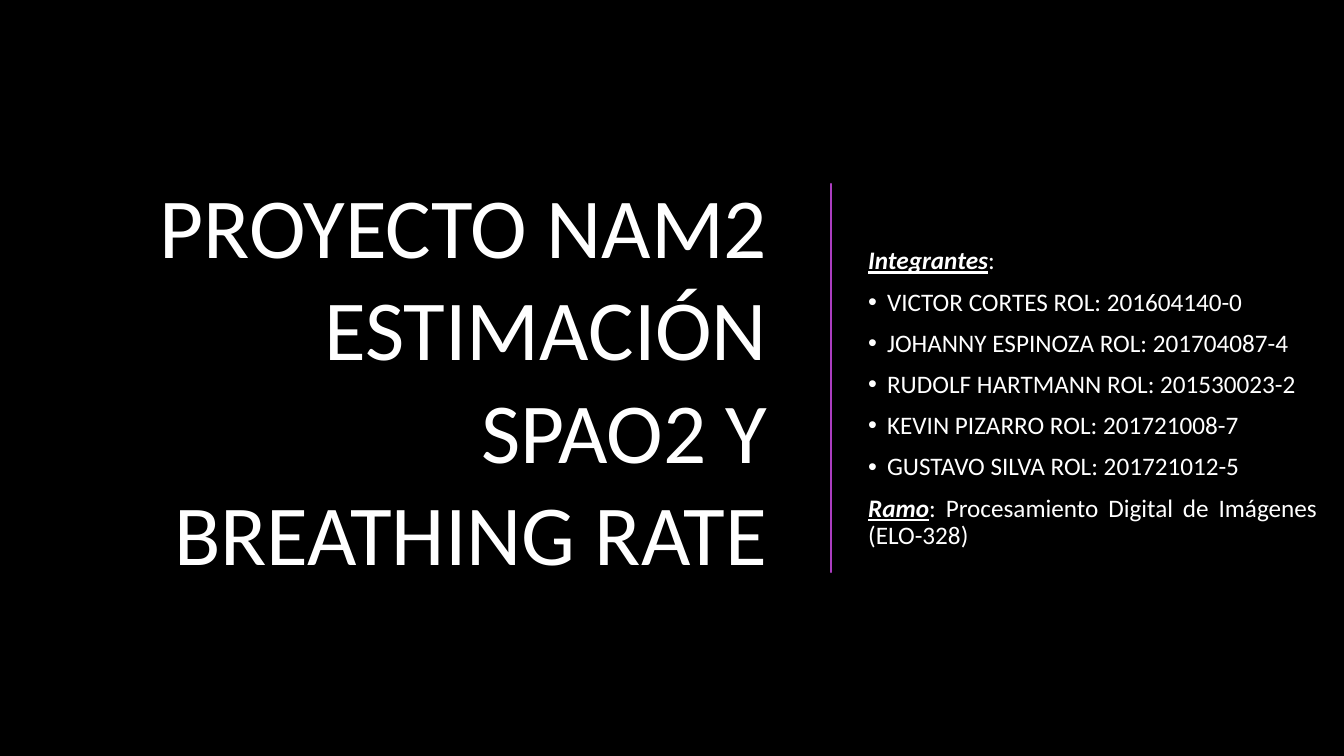
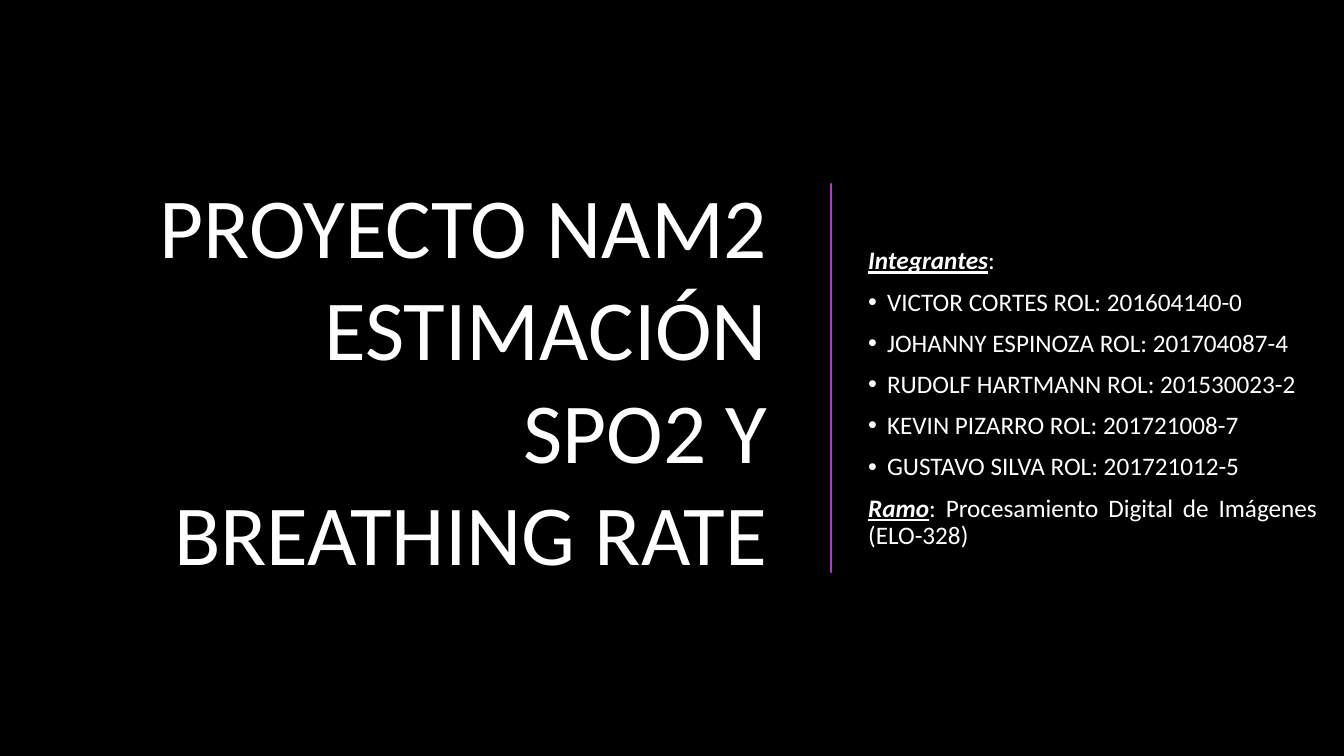
Before and after one commit to KevinPizarro/elo328-proyectoNAM2, a slide deck: slide 1 of NAM2_presentacion.pptx. Drawn at 1344x756 pixels with LibreOffice and Linux fonts; fonts in the diff are those of the drawing; background and template pictures are left out. Boxes give left, top, right and bottom in pixels: in the first picture for what was removed or moved away, otherwise in the second. Text is boxed around its words. In the diff, an @@ line names an element or a change of style, - is before the commit and + after.

```diff
--- a/NAM2_presentacion.pptx
+++ b/NAM2_presentacion.pptx
@@ title at <box>160,202,768,566</box>: text changed @@
-PROYECTO NAM2
-ESTIMACIÓN SPAO2 Y BREATHING RATE
+PROYECTO NAM2
+ESTIMACIÓN SPO2 Y BREATHING RATE
```
Also in this commit, not shown: 2 other slides changed.
